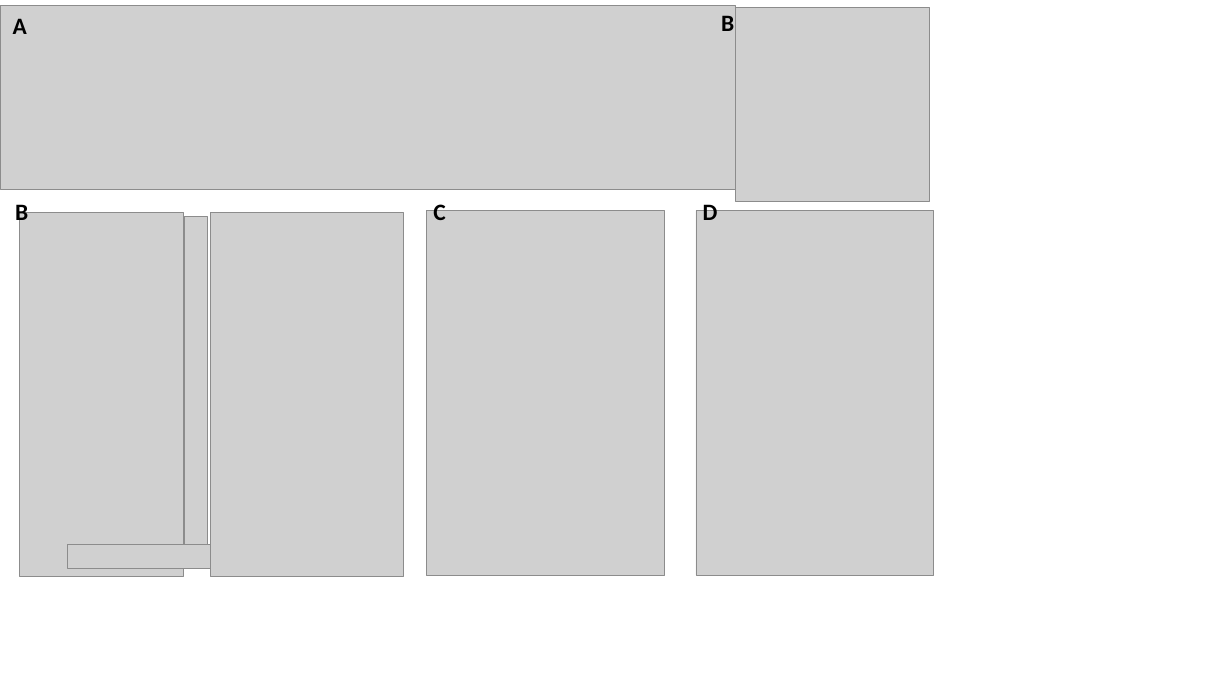
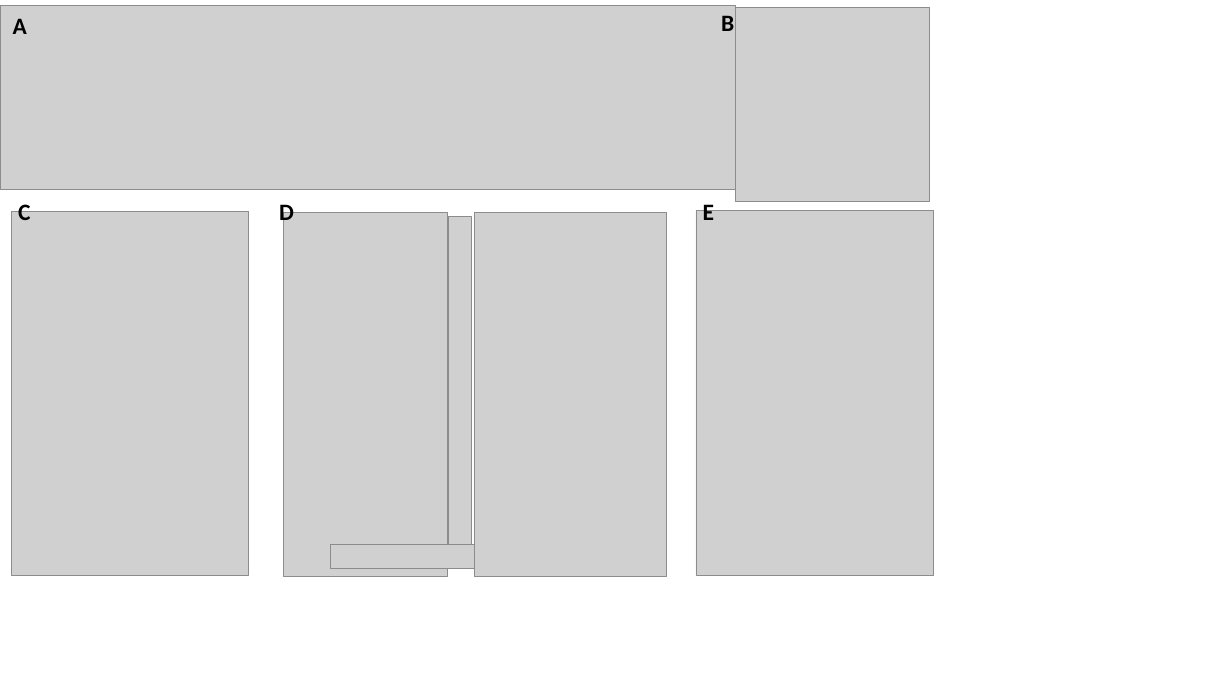
Before and after one commit to DynamicsAndNeuralSystems/fMRI_FeaturesDisorders, a slide deck: slide 1 of plots/Manuscript_Draft/movement_analysis/movement_analysis.pptx. Drawn at 1232x693 pixels with LibreOffice and Linux fonts; fonts in the diff are those of the drawing; grey boxes stand for pictures. Boxes give left, top, right and bottom in pixels: in the first picture for what was removed or moved away, otherwise in the second. Text is boxed around its words. In the diff, an @@ line names an element or a change of style, - is before the commit and + after.

```diff
--- a/plots/Manuscript_Draft/movement_analysis/movement_analysis.pptx
+++ b/plots/Manuscript_Draft/movement_analysis/movement_analysis.pptx
@@ text "C" moved from (x1=433, y1=200, x2=445, y2=220) to (x1=18, y1=201, x2=30, y2=220) @@
@@ text removed at (x1=15, y1=200, x2=28, y2=227) @@
-B
@@ text "D" rewrapped from (x1=703, y1=200, x2=718, y2=220) to (x1=279, y1=200, x2=294, y2=227) @@
@@ text added at (x1=703, y1=200, x2=714, y2=220), 18.2 pt, text #000000, bold @@
+E
@@ picture moved from (x1=427, y1=211, x2=665, y2=575) to (x1=11, y1=211, x2=249, y2=575) @@
@@ 4 pictures moved together from (x1=19, y1=212, x2=403, y2=577) to (x1=283, y1=212, x2=667, y2=577) @@
```
Also in this commit, not shown: 7 other files.
